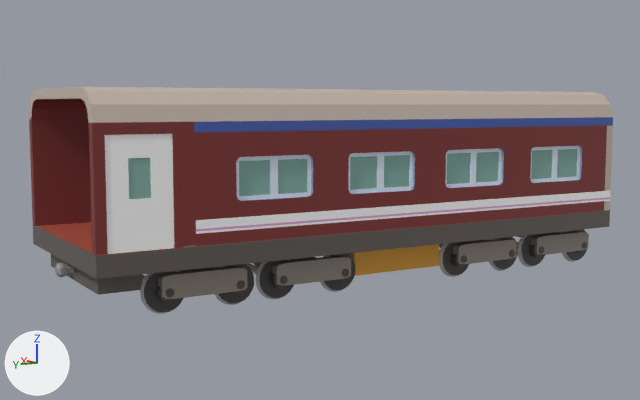
An edit to the Blender file Blenders/Base_Train_Boned.blend, drawn before and after from the same camera.
Both versions are drawn from a 50 mm lens placed at (-41.7, 25.3, 7.3), pointed at (0.4, 0.0, 2.1). Lighting does not change. The marker at lower left points along +X, +Y and +Z.

The first picture shows '车厢', '车厢底座一体', '车厢直面', '车顶'.
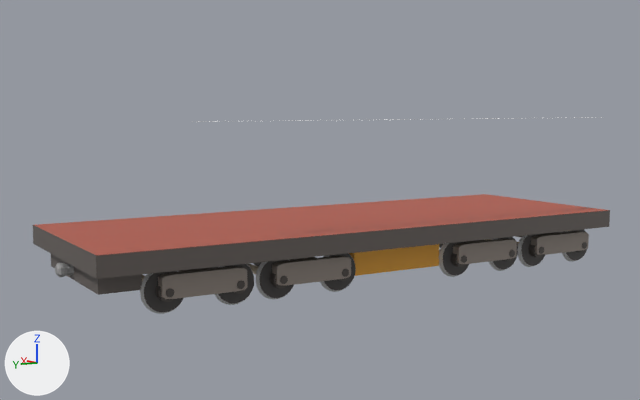
The edits, one by one:
Object '车厢' (ob_车厢) is now hidden.
Object '车厢直面' (ob_车厢直面) is now hidden.
Object '车顶' (ob_车顶) is now hidden.

Location of each change, (x1, y1, x2, y2) in pixels of the pictures (640 x 400 px):
'车厢直面', hidden
    before: (194, 117, 607, 246)
'车厢', hidden
    before: (29, 87, 613, 255)
'车顶', hidden
    before: (182, 88, 607, 122)
